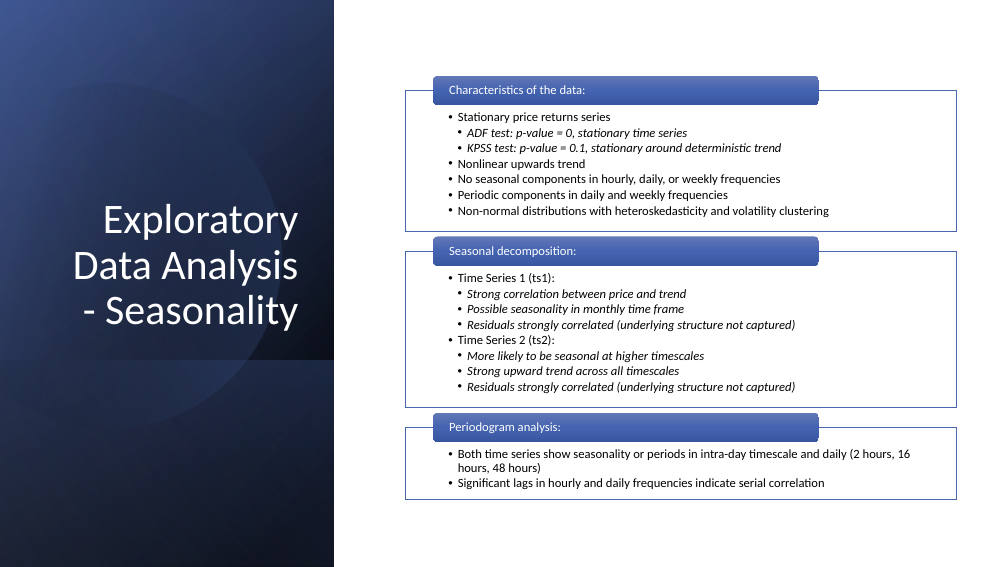
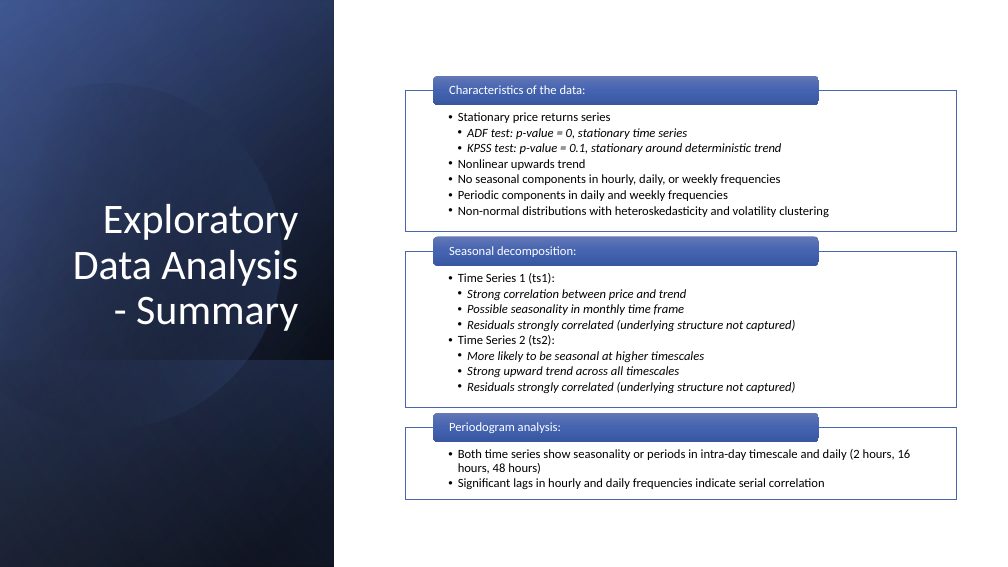
Before and after one commit to Jordanm37/Algo_trading, a slide deck: slide 12 of AE test/Quant_test_presentation_Jordan.pptx (slide 6 before the commit). Drawn at 1008x567 pixels with LibreOffice and Linux fonts; fonts in the diff are those of the drawing. Boxes give left, top, right and bottom in pixels: in the first picture for what was removed or moved away, otherwise in the second. Text is boxed around its words. In the diff, an @@ line names an element or a change of style, - is before the commit and + after.

```diff
--- a/AE test/Quant_test_presentation_Jordan.pptx
+++ b/AE test/Quant_test_presentation_Jordan.pptx
@@ title at [73,204,298,331]: text changed @@
-Exploratory Data Analysis - Seasonality
+Exploratory Data Analysis - Summary
```
Also in this commit, not shown: 14 other slides changed, 1 slide added, 1 slide removed, 4 other files.
